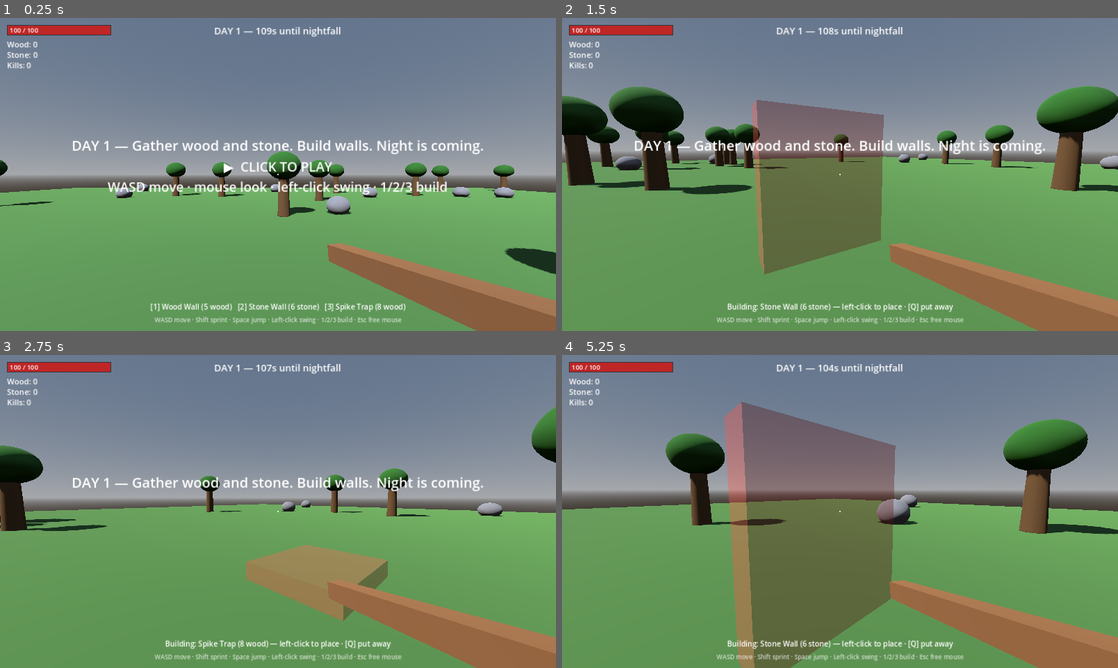
Above: before the commit, frames 1-4 (two rows, left to right).
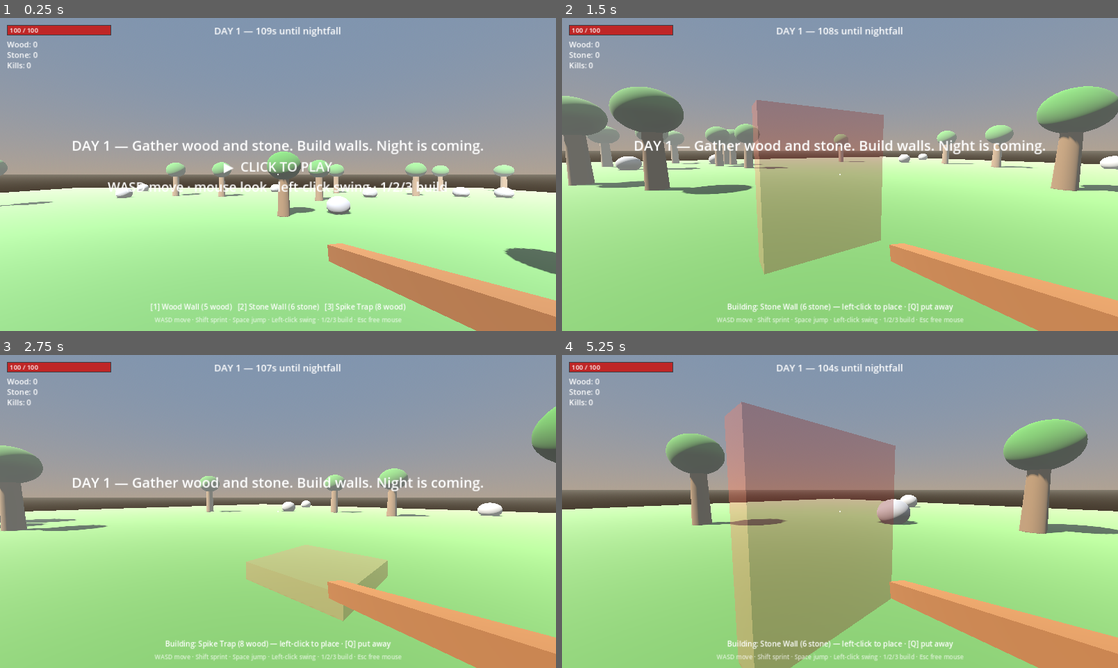
Above: after the commit, the same moments.

Repository: aguayoanthony1029/kevin
Game: Godot game, scene res://main.tscn
Two runs of this game, one before a commit and one after it. Both use one fixed random seed, a clock stepped at 60 frames per second and the inputs below.
Inputs (mouse positions are in pixels of both pictures, inside the frame that each line leads up to):
- Up to frame 1 (0.25 s): no input
- Up to frame 2 (1.5 s): tap Enter at 0.5, 1.25 s; move the mouse to (962, 158) at 0.52 s; hold D 0.53-1.28 s; tap 1 at 0.6 s; click (962, 158) at 0.67 s; tap Space at 0.77 s; move the mouse to (812, 174) at 1.27 s; hold W from 1.28 s (still down); tap 2 at 1.35 s
- Up to frame 3 (2.75 s): keep holding W; tap Space at 1.52 s; tap Enter at 2 s; move the mouse to (289, 505) at 2.02 s; tap 3 at 2.1 s
- Up to frame 4 (5.25 s): keep holding W; tap Enter at 2.75, 5 s; move the mouse to (834, 517) at 2.77 s; tap Q at 2.85 s; click (834, 517) at 2.92 s; tap Space at 3.02, 3.77, 4.52 s; move the mouse to (878, 514) at 3.52 s; hold Shift 3.53-4.28 s; move the mouse to (795, 508) at 4.27 s; tap 1 at 4.35 s; move the mouse to (845, 511) at 5.02 s; tap 2 at 5.1 s; click (845, 511) at 5.17 s

The runs differ from the first frame. In frame 1, 73% of the frame differs, in the area x 0-100%, y 0-100%; in frame 2, 82%; in frame 3, 75%; in frame 4, 80%.

Commit message:
Animated humanoid zombies + gritty night atmosphere
Replace the capsule zombies with code-built humanoid figures that
actually walk and reach:
- head, torso, two arms, two legs, each breed proportioned differently
  (lean runner, hulking brute, hunched walker)
- procedural walk cycle: legs stride in opposite phase, body sways and
  hunches forward, arms reach out and snap further when attacking
- rotting desaturated skin/cloth materials (high roughness) and glowing
  red eyes for the horror read
- topple-over death animation instead of a flat crumple

World atmosphere:
- day/night fog that thickens and goes cold-blue at night
- filmic tonemapping and tinted sky/horizon for a grittier mood
- darker, bluer night lighting

Verified by rendering the real game under a virtual display and
screenshotting day + night; smoke test still green.

Diff:
--- a/scripts/world.gd
+++ b/scripts/world.gd
@@ -200,25 +200,41 @@
 	env = Environment.new()
 	env.background_mode = Environment.BG_SKY
 	var sky := Sky.new()
-	sky.sky_material = ProceduralSkyMaterial.new()
+	var sky_mat := ProceduralSkyMaterial.new()
+	sky_mat.sky_horizon_color = Color(0.55, 0.5, 0.45)
+	sky_mat.ground_horizon_color = Color(0.4, 0.38, 0.34)
+	sky.sky_material = sky_mat
 	env.sky = sky
 	env.ambient_light_source = Environment.AMBIENT_SOURCE_SKY
 	env.ambient_light_energy = 0.4
 
+	# atmospheric fog — thin and warm by day, thick and cold by night
+	env.fog_enabled = true
+	env.fog_density = 0.01
+	env.fog_light_color = Color(0.7, 0.72, 0.7)
+
+	# a bit of grit: gentle tonemapping so highlights don't blow out
+	env.tonemap_mode = Environment.TONE_MAPPER_FILMIC
+
 	var world_env := WorldEnvironment.new()
 	world_env.environment = env
 	add_child(world_env)
 
 
 func _update_lighting(delta: float) -> void:
-	# ease the world between warm daylight and cold moonlight
-	var target_energy := 1.2 if phase == Phase.DAY else 0.07
-	var target_ambient := 0.4 if phase == Phase.DAY else 0.1
-	var target_color := Color(1.0, 0.97, 0.9) if phase == Phase.DAY else Color(0.5, 0.58, 1.0)
-	var weight := clampf(delta * 1.2, 0.0, 1.0)
+	# ease the world between warm daylight and cold, foggy moonlight
+	var is_day := phase == Phase.DAY
+	var target_energy := 1.2 if is_day else 0.06
+	var target_ambient := 0.4 if is_day else 0.08
+	var target_color := Color(1.0, 0.95, 0.85) if is_day else Color(0.45, 0.55, 0.95)
+	var target_fog := 0.012 if is_day else 0.05
+	var target_fog_color := Color(0.7, 0.72, 0.7) if is_day else Color(0.12, 0.14, 0.22)
+	var weight := clampf(delta * 1.0, 0.0, 1.0)
 	sun.light_energy = lerpf(sun.light_energy, target_energy, weight)
 	env.ambient_light_energy = lerpf(env.ambient_light_energy, target_ambient, weight)
 	sun.light_color = sun.light_color.lerp(target_color, weight)
+	env.fog_density = lerpf(env.fog_density, target_fog, weight)
+	env.fog_light_color = env.fog_light_color.lerp(target_fog_color, weight)
 
 
 func _setup_ground() -> void:
--- a/scripts/zombie.gd
+++ b/scripts/zombie.gd
@@ -1,24 +1,28 @@
 extends CharacterBody3D
-## The dead. Three breeds, all built in code:
-##  - walker: slow, steady, the classic shambler. The bread and butter of the horde.
-##  - runner: fast and fragile. Forces you to turn and fight.
-##  - brute:  huge, slow, and a wall-smasher. Your base's worst nightmare.
+## The dead. Three breeds, each an animated humanoid built in code:
+##  - walker: slow, hunched, arms reaching. The classic shambler.
+##  - runner: lean and fast. Forces you to turn and fight.
+##  - brute:  huge, slow, a wall-smasher. Your base's worst nightmare.
 ##
-## AI is intentionally simple and honest: walk at the player. If something you
-## built is in the way, break it. That's all a horde needs to be terrifying.
+## Each zombie is a little figure — head, torso, two arms, two legs — that
+## actually walks (legs and arms swing) and lunges when it attacks. Gritty,
+## rotting materials and glowing eyes sell the horror.
 
 const BREEDS := {
 	"walker": {
 		"speed": 1.7, "hp": 60.0, "damage": 10.0, "wall_damage": 14.0,
-		"color": Color(0.45, 0.55, 0.4), "height": 1.8, "radius": 0.4, "attack_cooldown": 1.1,
+		"skin": Color(0.46, 0.52, 0.40), "cloth": Color(0.20, 0.22, 0.19),
+		"height": 1.8, "radius": 0.4, "attack_cooldown": 1.1, "gait": 2.4,
 	},
 	"runner": {
 		"speed": 4.2, "hp": 30.0, "damage": 8.0, "wall_damage": 8.0,
-		"color": Color(0.6, 0.35, 0.3), "height": 1.6, "radius": 0.32, "attack_cooldown": 0.8,
+		"skin": Color(0.58, 0.42, 0.39), "cloth": Color(0.30, 0.16, 0.15),
+		"height": 1.7, "radius": 0.32, "attack_cooldown": 0.8, "gait": 5.5,
 	},
 	"brute": {
 		"speed": 1.2, "hp": 220.0, "damage": 25.0, "wall_damage": 55.0,
-		"color": Color(0.3, 0.32, 0.28), "height": 2.6, "radius": 0.65, "attack_cooldown": 1.6,
+		"skin": Color(0.42, 0.46, 0.42), "cloth": Color(0.18, 0.19, 0.20),
+		"height": 2.5, "radius": 0.6, "attack_cooldown": 1.6, "gait": 1.8,
 	},
 }
 
@@ -30,8 +34,19 @@
 var attack_timer: float = 0.0
 var wander_offset: float = 0.0
 var dead: bool = false
-
-var body_mat: StandardMaterial3D
+var moving: bool = false
+
+# animated body parts
+var visual: Node3D
+var upper: Node3D
+var hip_l: Node3D
+var hip_r: Node3D
+var sh_l: Node3D
+var sh_r: Node3D
+var anim_phase: float = 0.0
+var lunge: float = 0.0  # 0..1, drives the attack reach
+
+var skin_mat: StandardMaterial3D
 var flash_tween: Tween
 var world  # set by world.gd when spawned
 
@@ -44,75 +59,147 @@
 
 func _ready() -> void:
 	add_to_group("zombie")
-	# each zombie drifts slightly off the straight line so hordes spread out
 	wander_offset = randf_range(-0.35, 0.35)
-
-	var height: float = stats["height"]
-	var radius: float = stats["radius"]
-
+	anim_phase = randf() * TAU  # so the horde isn't in lock-step
+
+	var h: float = stats["height"]
+	var r: float = stats["radius"]
+
+	# physics body (a simple capsule — never seen, just for collisions)
 	var collision := CollisionShape3D.new()
 	var capsule := CapsuleShape3D.new()
-	capsule.height = height
-	capsule.radius = radius
+	capsule.height = h
+	capsule.radius = r
 	collision.shape = capsule
-	collision.position = Vector3(0, height / 2.0, 0)
+	collision.position = Vector3(0, h / 2.0, 0)
 	add_child(collision)
 
-	var mesh := MeshInstance3D.new()
-	var capsule_mesh := CapsuleMesh.new()
-	capsule_mesh.height = height
-	capsule_mesh.radius = radius
-	body_mat = StandardMaterial3D.new()
-	body_mat.albedo_color = stats["color"]
-	capsule_mesh.material = body_mat
-	mesh.mesh = capsule_mesh
-	mesh.position = Vector3(0, height / 2.0, 0)
-	add_child(mesh)
-
-	# glowing red eyes — so the night feels like the ads
+	_build_humanoid(h, r)
+
+
+func _build_humanoid(h: float, r: float) -> void:
+	var skin: Color = stats["skin"]
+	var cloth: Color = stats["cloth"]
+
+	skin_mat = _matte(skin)
+	var cloth_mat := _matte(cloth)
+
+	# proportions, derived from height
+	var hip_y := h * 0.48
+	var shoulder_y := h * 0.82
+	var leg_len := hip_y
+	var torso_h := shoulder_y - hip_y
+	var arm_len := h * 0.42
+	var limb_w := r * 0.7
+	var hip_dx := r * 0.45
+	var sh_dx := r * 0.95
+
+	visual = Node3D.new()
+	add_child(visual)
+
+	# --- legs (swing from the hips) ---
+	hip_l = _joint(Vector3(-hip_dx, hip_y, 0))
+	hip_r = _joint(Vector3(hip_dx, hip_y, 0))
+	visual.add_child(hip_l)
+	visual.add_child(hip_r)
+	_limb(hip_l, Vector3(limb_w, leg_len, limb_w), -leg_len / 2.0, cloth_mat)
+	_limb(hip_r, Vector3(limb_w, leg_len, limb_w), -leg_len / 2.0, cloth_mat)
+
+	# --- upper body (hunched forward) ---
+	upper = _joint(Vector3(0, hip_y, 0))
+	visual.add_child(upper)
+
+	var torso := MeshInstance3D.new()
+	var torso_mesh := BoxMesh.new()
+	torso_mesh.size = Vector3(r * 1.6, torso_h, r * 0.9)
+	torso_mesh.material = cloth_mat
+	torso.mesh = torso_mesh
+	torso.position = Vector3(0, torso_h / 2.0, 0)
+	upper.add_child(torso)
+
+	var head := MeshInstance3D.new()
+	var head_mesh := BoxMesh.new()
+	head_mesh.size = Vector3(r * 0.95, r * 1.05, r * 0.95)
+	head_mesh.material = skin_mat
+	head.mesh = head_mesh
+	head.position = Vector3(0, torso_h + r * 0.55, r * 0.05)
+	upper.add_child(head)
+
+	# glowing eyes
 	for side in [-1.0, 1.0]:
 		var eye := MeshInstance3D.new()
-		var eye_mesh := SphereMesh.new()
-		eye_mesh.radius = 0.05
-		eye_mesh.height = 0.1
+		var eye_mesh := BoxMesh.new()
+		eye_mesh.size = Vector3(r * 0.18, r * 0.12, r * 0.05)
 		var eye_mat := StandardMaterial3D.new()
-		eye_mat.albedo_color = Color(1, 0, 0)
+		eye_mat.albedo_color = Color(1, 0.1, 0.1)
 		eye_mat.emission_enabled = true
-		eye_mat.emission = Color(1, 0.1, 0.1)
-		eye_mat.emission_energy_multiplier = 2.5
+		eye_mat.emission = Color(1, 0.08, 0.08)
+		eye_mat.emission_energy_multiplier = 3.0
 		eye_mesh.material = eye_mat
 		eye.mesh = eye_mesh
-		eye.position = Vector3(side * 0.13, height - 0.25, -radius + 0.02)
-		add_child(eye)
+		eye.position = Vector3(side * r * 0.25, torso_h + r * 0.6, -r * 0.45)
+		upper.add_child(eye)
+
+	# --- arms (reach forward, the classic zombie pose) ---
+	sh_l = _joint(Vector3(-sh_dx, torso_h, 0))
+	sh_r = _joint(Vector3(sh_dx, torso_h, 0))
+	upper.add_child(sh_l)
+	upper.add_child(sh_r)
+	_limb(sh_l, Vector3(limb_w, arm_len, limb_w), -arm_len / 2.0, skin_mat)
+	_limb(sh_r, Vector3(limb_w, arm_len, limb_w), -arm_len / 2.0, skin_mat)
+
+
+func _joint(pos: Vector3) -> Node3D:
+	var n := Node3D.new()
+	n.position = pos
+	return n
+
+
+func _limb(joint: Node3D, size: Vector3, y_offset: float, mat: StandardMaterial3D) -> void:
+	var mesh := MeshInstance3D.new()
+	var box := BoxMesh.new()
+	box.size = size
+	box.material = mat
+	mesh.mesh = box
+	mesh.position = Vector3(0, y_offset, 0)
+	joint.add_child(mesh)
+
+
+func _matte(color: Color) -> StandardMaterial3D:
+	var m := StandardMaterial3D.new()
+	m.albedo_color = color
+	m.roughness = 0.95
+	m.metallic = 0.0
+	return m
 
 
 func _physics_process(delta: float) -> void:
 	if dead:
 		return
 	attack_timer = maxf(attack_timer - delta, 0.0)
+	lunge = maxf(lunge - delta * 3.0, 0.0)
 
 	if not is_on_floor():
 		velocity.y -= GRAVITY * delta
 
 	var player = world.player if world else null
 	if player == null or not is_instance_valid(player):
-		return
-
-	# face and chase the player, with a little per-zombie drift
+		_animate(delta)
+		return
+
 	var to_player: Vector3 = player.global_position - global_position
 	to_player.y = 0.0
-	if to_player.length() < 0.05:
-		move_and_slide()
-		return
-	var direction := to_player.normalized().rotated(Vector3.UP, wander_offset)
-	look_at(global_position + to_player.normalized(), Vector3.UP)
-
-	var speed: float = stats["speed"]
-	velocity.x = direction.x * speed
-	velocity.z = direction.z * speed
+	if to_player.length() > 0.05:
+		var direction := to_player.normalized().rotated(Vector3.UP, wander_offset)
+		look_at(global_position + to_player.normalized(), Vector3.UP)
+		var speed: float = stats["speed"]
+		velocity.x = direction.x * speed
+		velocity.z = direction.z * speed
 	move_and_slide()
 
-	# whatever we bumped into: bite the player, or smash the structure
+	moving = Vector2(velocity.x, velocity.z).length() > 0.3
+	_animate(delta)
+
 	for i in get_slide_collision_count():
 		var collider := get_slide_collision(i).get_collider()
 		if collider == null or attack_timer > 0.0:
@@ -120,10 +207,34 @@
 		if collider.is_in_group("player"):
 			collider.take_damage(stats["damage"])
 			attack_timer = stats["attack_cooldown"]
+			lunge = 1.0
 		elif collider.is_in_group("structure"):
 			collider.take_hit(stats["wall_damage"])
 			attack_timer = stats["attack_cooldown"]
-			_lunge_flash()
+			lunge = 1.0
+
+
+func _animate(delta: float) -> void:
+	if visual == null:
+		return
+	var gait: float = stats["gait"]
+	if moving:
+		anim_phase += delta * gait
+
+	# legs stride, opposite phase
+	var swing := 0.7 if moving else 0.0
+	hip_l.rotation.x = sin(anim_phase) * swing
+	hip_r.rotation.x = sin(anim_phase + PI) * swing
+
+	# hunch forward; sway side to side as it shambles
+	upper.rotation.x = 0.28
+	upper.rotation.z = sin(anim_phase) * 0.06
+
+	# arms reach forward (+x rotation = forward toward -Z), with a creepy sway,
+	# and snap further out when lunging to attack
+	var reach := 1.25 + lunge * 0.7
+	sh_l.rotation.x = reach + sin(anim_phase + PI) * 0.12
+	sh_r.rotation.x = reach + sin(anim_phase) * 0.12
 
 
 func take_damage(amount: float) -> void:
@@ -138,18 +249,9 @@
 func _hit_flash() -> void:
 	if flash_tween:
 		flash_tween.kill()
-	body_mat.albedo_color = Color(1, 1, 1)
+	skin_mat.albedo_color = Color(1, 1, 1)
 	flash_tween = create_tween()
-	flash_tween.tween_property(body_mat, "albedo_color", stats["color"], 0.18)
-
-
-func _lunge_flash() -> void:
-	# tiny scale pulse when smashing a wall, so attacks read visually
-	if flash_tween:
-		flash_tween.kill()
-	scale = Vector3.ONE * 1.08
-	flash_tween = create_tween()
-	flash_tween.tween_property(self, "scale", Vector3.ONE, 0.2)
+	flash_tween.tween_property(skin_mat, "albedo_color", stats["skin"], 0.18)
 
 
 func _die() -> void:
@@ -160,5 +262,8 @@
 	if world:
 		world.on_zombie_killed()
 	var t := create_tween()
-	t.tween_property(self, "scale", Vector3(1.0, 0.05, 1.0), 0.35)  # crumple
-	t.tween_callback(queue_free)
+	t.set_parallel(true)
+	t.tween_property(visual, "rotation_degrees", Vector3(-85, visual.rotation_degrees.y, 0), 0.4)  # fall over
+	t.tween_property(self, "scale", Vector3(1.0, 1.0, 1.0) * 0.9, 0.4)
+	t.chain().tween_interval(0.6)
+	t.chain().tween_callback(queue_free)
--- a/tests/capture.gd
+++ b/tests/capture.gd
@@ -1,11 +1,11 @@
 extends SceneTree
-## Boots the real game under a virtual display, lets it render a few seconds,
-## simulates a moment of WASD movement to verify the controller actually moves
-## the body, saves screenshots, and reports the player's position delta.
+## Inspection render: places one of each zombie breed at a fixed distance, frozen
+## in a mid-stride pose, and screenshots in day and night so we can judge the
+## models, animation pose, materials, and atmosphere cleanly.
 
 var world
 var frame := 0
-var start_pos := Vector3.ZERO
+var zombies := []
 
 
 func _initialize() -> void:
@@ -13,31 +13,48 @@
 	root.add_child(world)
 
 
+func _pose_zombies() -> void:
+	var ZombieScript = load("res://scripts/zombie.gd")
+	var breeds := ["walker", "runner", "brute"]
+	for i in 3:
+		var z = ZombieScript.new()
+		z.setup(breeds[i])
+		z.world = world
+		z.position = Vector3(-3.5 + i * 3.5, 0.0, -7.0)
+		world.add_child(z)
+		zombies.append(z)
+
+
+func _freeze_and_pose() -> void:
+	for z in zombies:
+		z.set_physics_process(false)        # stop them chasing
+		z.look_at(Vector3(z.global_position.x, 0, 100), Vector3.UP)  # face the camera
+		z.moving = true
+		z.anim_phase = 0.9                  # a clear mid-stride frame
+		z._animate(0.0)
+	# tilt the view down a touch to frame the figures
+	world.player.camera.rotation.x = -0.12
+	world.hide_start_prompt()
+
+
 func _process(_delta: float) -> bool:
 	frame += 1
 
-	if frame == 30:
-		start_pos = world.player.global_position
-		var img := root.get_texture().get_image()
-		img.save_png("user://shot_start.png")
-		print("[cap] start pos: ", start_pos)
+	if frame == 15:
+		_pose_zombies()
+	if frame == 25:
+		_freeze_and_pose()
 
-	# simulate holding W for ~40 physics frames by injecting the key event
-	if frame >= 31 and frame <= 90:
-		var ev := InputEventKey.new()
-		ev.physical_keycode = KEY_W
-		ev.pressed = true
-		Input.parse_input_event(ev)
+	if frame == 35:
+		root.get_texture().get_image().save_png("user://shot_day.png")
+		print("[cap] day shot saved")
+		world.phase = world.Phase.NIGHT
+		world.night_number = 2
 
-	if frame == 95:
-		var moved: Vector3 = world.player.global_position - start_pos
-		print("[cap] end pos:   ", world.player.global_position)
-		print("[cap] moved by:  ", moved, "  (length ", moved.length(), ")")
-		var img := root.get_texture().get_image()
-		img.save_png("user://shot_after_move.png")
-
-	if frame == 100:
-		print("[cap] phase: ", world.phase, "  zombies: ", world.get_tree().get_nodes_in_group("zombie").size())
+	if frame == 140:
+		_freeze_and_pose()  # re-apply pose (physics-off zombies don't move)
+		root.get_texture().get_image().save_png("user://shot_night.png")
+		print("[cap] night shot saved")
 		quit(0)
 		return true
 
